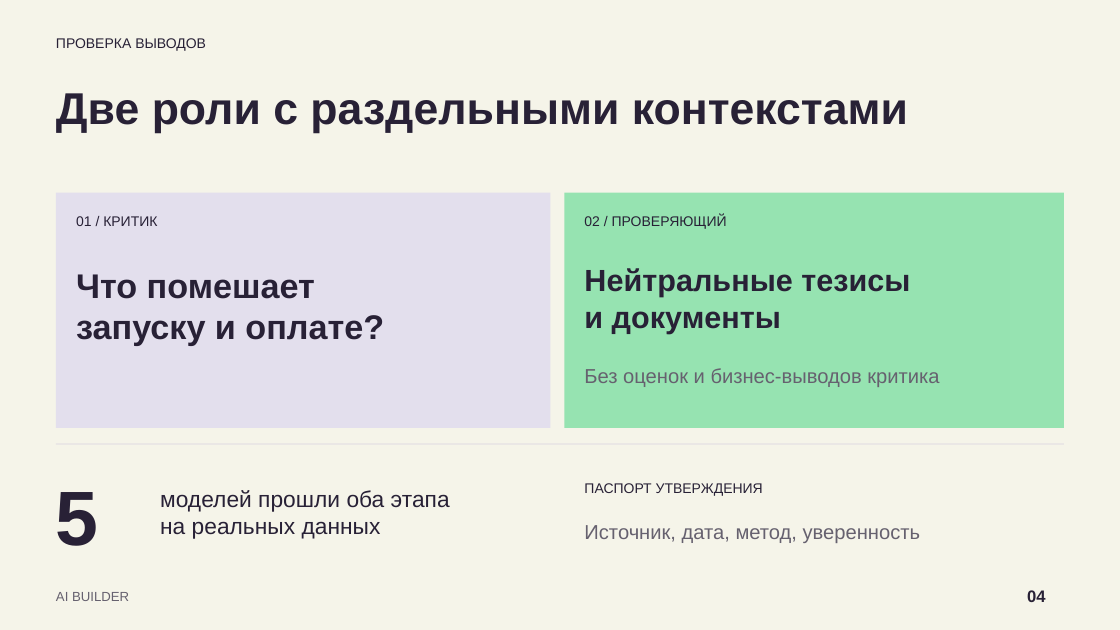
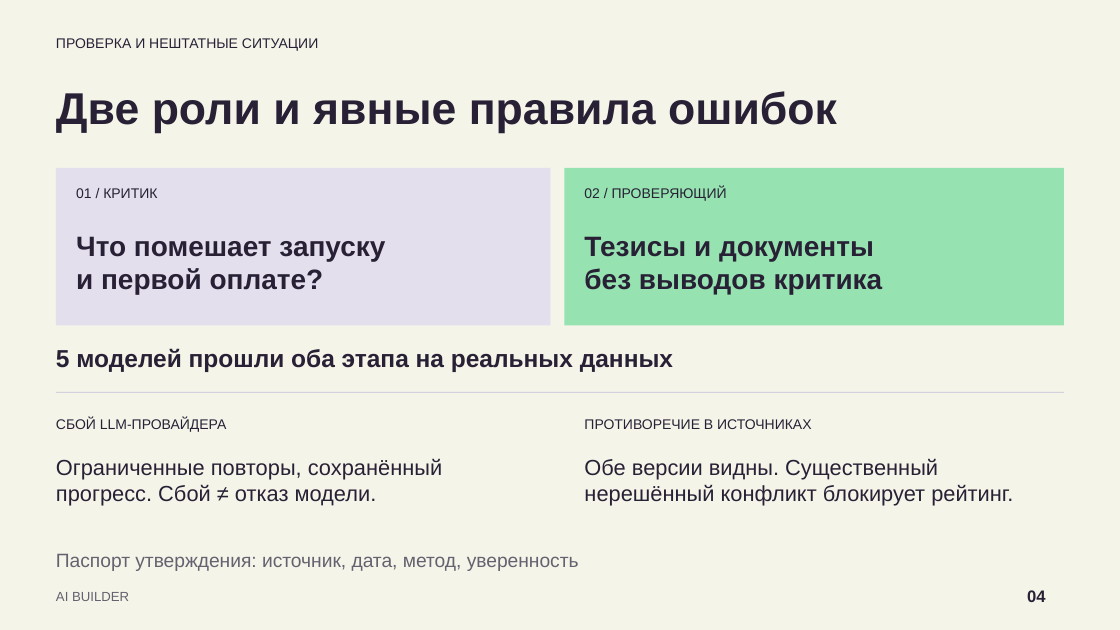
Before and after one commit to bcmle/test_ai_builder, a slide deck: slide 4 of presentation/AI-Builder-CEO.pptx. Drawn at 1120x630 pixels with LibreOffice and Linux fonts; fonts in the diff are those of the drawing. Boxes give left, top, right and bottom in pixels: in the first picture for what was removed or moved away, otherwise in the second. Text is boxed around its words. In the diff, an @@ line names an element or a change of style, - is before the commit and + after.

```diff
--- a/presentation/AI-Builder-CEO.pptx
+++ b/presentation/AI-Builder-CEO.pptx
@@ text at bbox=[56, 38, 318, 51]: text changed @@
-ПРОВЕРКА ВЫВОДОВ
+ПРОВЕРКА И НЕШТАТНЫЕ СИТУАЦИИ
@@ text at bbox=[56, 91, 837, 133]: text changed @@
-Две роли с раздельными контекстами
+Две роли и явные правила ошибок
@@ rectangle: place and size @@
-rectangle at bbox=[56, 192, 551, 428]
+rectangle at bbox=[56, 168, 551, 326]
@@ rectangle: place and size @@
-rectangle at bbox=[565, 192, 1065, 428]
+rectangle at bbox=[565, 168, 1065, 326]
@@ text "01 / КРИТИК": place and size @@
-text "01 / КРИТИК" at bbox=[76, 216, 157, 226]
+text "01 / КРИТИК" at bbox=[76, 188, 157, 198]
@@ text "02 / ПРОВЕРЯЮЩИЙ": place and size @@
-text "02 / ПРОВЕРЯЮЩИЙ" at bbox=[584, 215, 727, 229]
+text "02 / ПРОВЕРЯЮЩИЙ" at bbox=[584, 187, 727, 201]
@@ text at bbox=[76, 236, 385, 295]: text changed; size 29.2 to 24 pt @@
-Что помешает
-запуску и оплате?
+Что помешает запуску
+и первой оплате?
@@ text at bbox=[584, 236, 883, 295]: text changed; size 26.2 to 24 pt @@
-Нейтральные тезисы
-и документы
+Тезисы и документы
+без выводов критика
@@ text at bbox=[56, 348, 673, 372]: text changed; size 19.5 to 21 pt; bold on @@
-моделей прошли оба этапа
-на реальных данных
+5 моделей прошли оба этапа на реальных данных
@@ text removed at bbox=[584, 368, 939, 387] @@
-Без оценок и бизнес-выводов критика
@@ rectangle: place and size @@
-rectangle at bbox=[56, 444, 1065, 444]
+rectangle at bbox=[56, 392, 1065, 393]
@@ text added at bbox=[56, 418, 227, 432], 12 pt, text #282136 @@
+СБОЙ LLM-ПРОВАЙДЕРА
@@ text added at bbox=[584, 419, 811, 429], 12 pt, text #282136 @@
+ПРОТИВОРЕЧИЕ В ИСТОЧНИКАХ
@@ text added at bbox=[56, 458, 442, 506], 18.8 pt, text #282136 @@
+Ограниченные повторы, сохранённый
+прогресс. Сбой ≠ отказ модели.
@@ text added at bbox=[584, 458, 1013, 506], 18.8 pt, text #282136 @@
+Обе версии видны. Существенный
+нерешённый конфликт блокирует рейтинг.
@@ text removed at bbox=[56, 492, 99, 546] @@
-5
@@ text removed at bbox=[584, 483, 763, 496] @@
-ПАСПОРТ УТВЕРЖДЕНИЯ
@@ text at bbox=[56, 554, 579, 571]: text changed; size 17.2 to 16.5 pt @@
-Источник, дата, метод, уверенность
+Паспорт утверждения: источник, дата, метод, уверенность
```
Also in this commit, not shown: 4 other slides changed, 9 other files.
